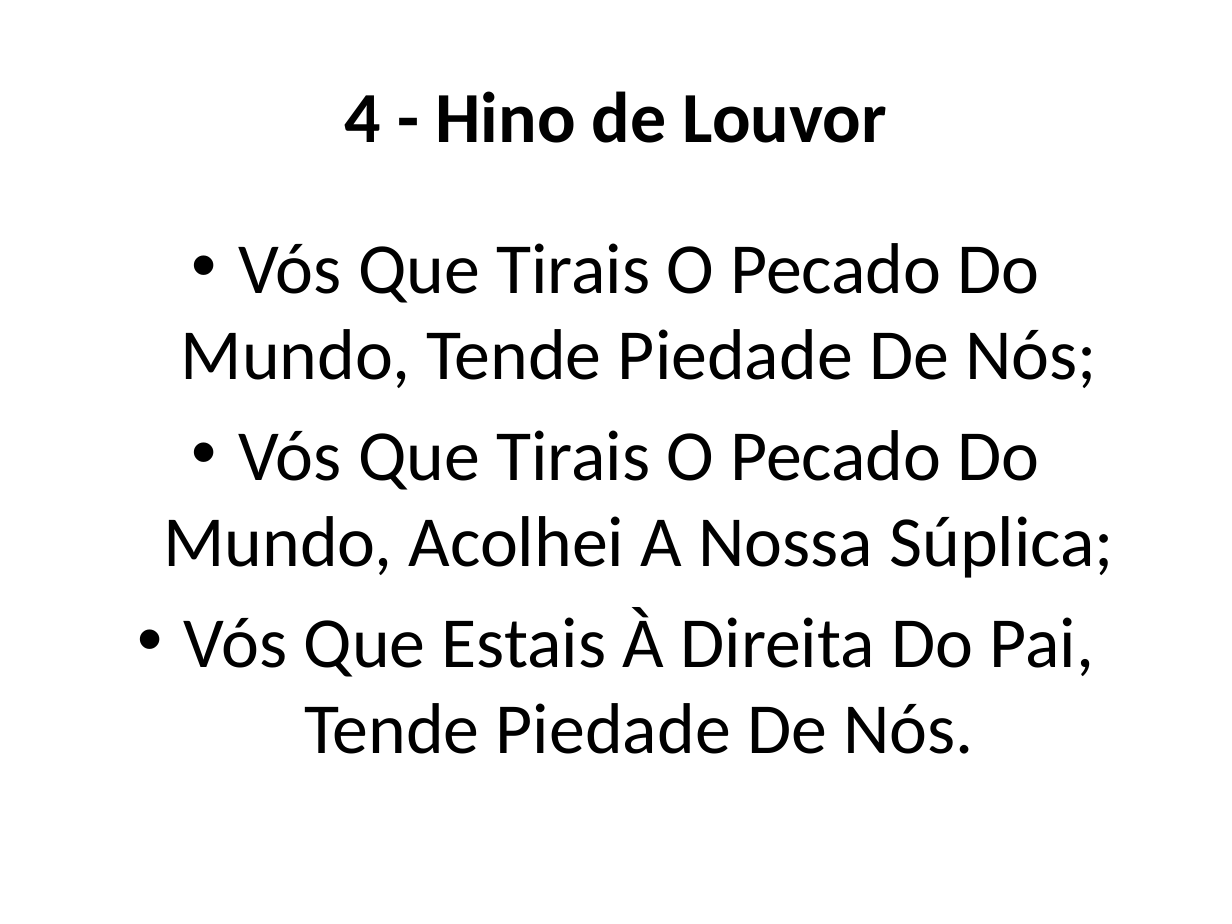
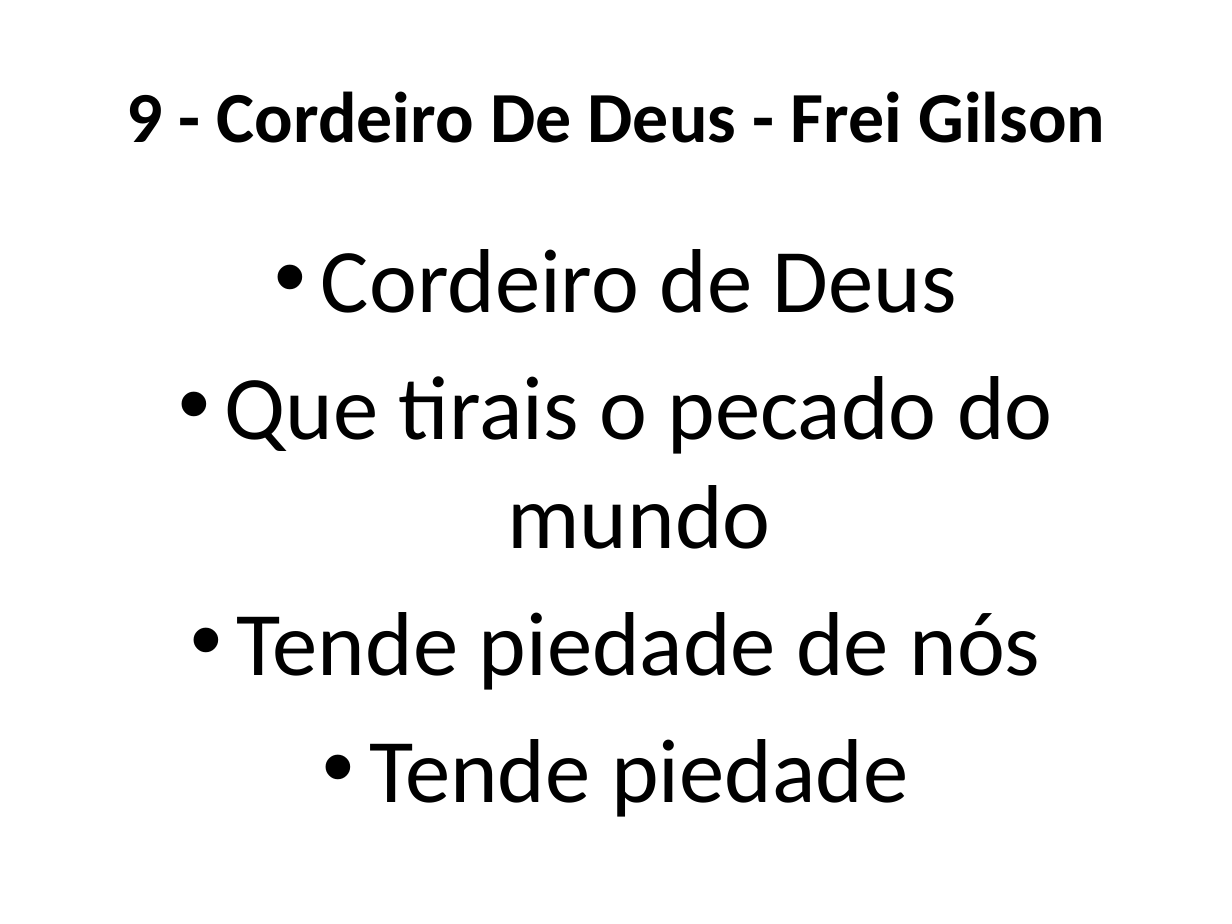
Before and after one commit to Natanielsr/slides-generator, a slide deck: slide 42 of slides.pptx (slide 16 before the commit). Drawn at 1232x924 pixels with LibreOffice and Linux fonts; fonts in the diff are those of the drawing. Boxes give left, top, right and bottom in pixels: in the first picture for what was removed or moved away, otherwise in the second. Text is boxed around its words. In the diff, an @@ line names an element or a change of style, - is before the commit and + after.

```diff
--- a/slides.pptx
+++ b/slides.pptx
@@ title at (126,91,1105,143): text changed @@
-4 - Hino de Louvor
+9 - Cordeiro De Deus - Frei Gilson
@@ text at (225,249,1052,817): text changed; size 42 to 53 pt @@
-• Vós Que Tirais O Pecado Do Mundo, Tende Piedade De Nós;
-• Vós Que Tirais O Pecado Do Mundo, Acolhei A Nossa Súplica;
-• Vós Que Estais À Direita Do Pai, Tende Piedade De Nós.
+• Cordeiro de Deus
+• Que tirais o pecado do mundo
+• Tende piedade de nós
+• Tende piedade
```
Also in this commit, not shown: 17 other slides changed, 36 slides added, 25 slides removed, 33 other files.
